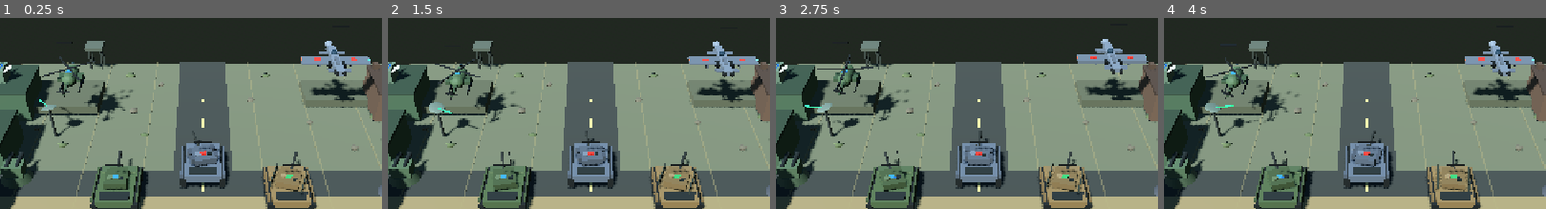
Above: before the commit, frames 1-4 (left to right).
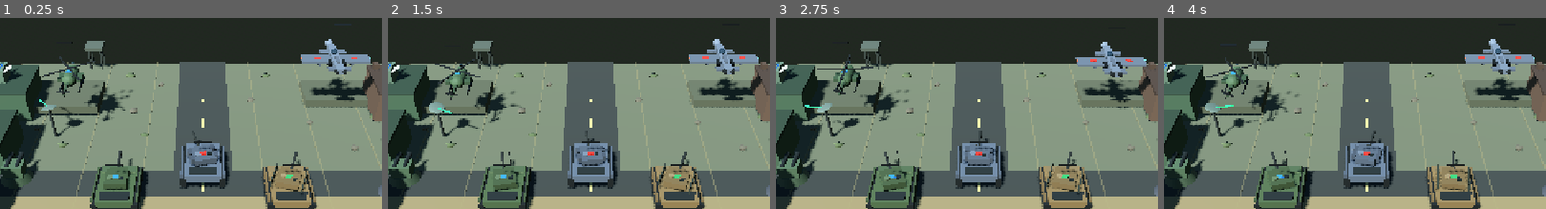
Above: after the commit, the same moments.

Repository: Jamalalbaroty/storm-generals-mobil
Game: Godot game, scene res://prototype_3d/battlefield_3d.tscn
The game is run twice, just before and just after one commit, with the same random seed, the same clock (stepped at 60 frames per second) and the same inputs. This scene is started directly instead of the project's main scene.
Inputs (mouse positions are % of the whole screen's width and height, from its top left):
- Up to frame 1 (0.25 s): no input
- Up to frame 2 (1.5 s): move the mouse to (72, 38) at 0.52 s; click (72, 38) at 0.67 s; drag from (30, 49) to (45, 66) at 1.27 s
- Up to frame 3 (2.75 s): move the mouse to (60, 19) at 2.02 s; click (60, 19) at 2.17 s
- Up to frame 4 (4 s): drag from (45, 66) to (20, 27) at 2.77 s; move the mouse to (80, 61) at 3.52 s; click (80, 61) at 3.67 s
The pictures show only the part of the screen within x 24-74%, y 0-50%; the shares and areas given below are measured in that part.

The runs differ from the first frame. In frame 1, 1.0% of the frame differs, in the area x 78-98%, y 11-47%; in frame 2, 1.4%; in frame 3, 1.9%, in the area x 78-98%, y 11-48%; in frame 4, 1.1%.

Commit message:
Keep infantry and transport aim pivots aligned with selectable 3D units

Diff:
--- a/prototype_3d/battlefield_3d.gd
+++ b/prototype_3d/battlefield_3d.gd
@@ -2650,8 +2650,8 @@
 	var weapon_pivot := Node3D.new()
 	weapon_pivot.position = Vector3(0.0, -0.32, -0.15)
 	helicopter.add_child(weapon_pivot)
-	if not is_transport:
-		showcase_turrets.append(weapon_pivot)
+	# Transport helicopters have no attack turret, but still reserve a stable aim slot.
+	showcase_turrets.append(weapon_pivot)
 	for side in ([-1.0, 1.0] if not is_transport else []):
 		var rocket := MeshInstance3D.new()
 		var rocket_mesh := CylinderMesh.new()
@@ -3627,6 +3627,11 @@
 	squad.position = at
 	add_child(squad)
 	showcase_tanks.append(squad)
+	# Keep the shared selectable-unit aim arrays index-aligned; infantry uses a squad-level pivot.
+	var squad_aim_pivot := Node3D.new()
+	squad_aim_pivot.name = "SquadAimPivot"
+	squad.add_child(squad_aim_pivot)
+	showcase_turrets.append(squad_aim_pivot)
 	squad.set_meta("health", 100.0)
 	squad.set_meta("unit_type", "infantry")
 	squad.set_meta("faction_id", faction_id)
